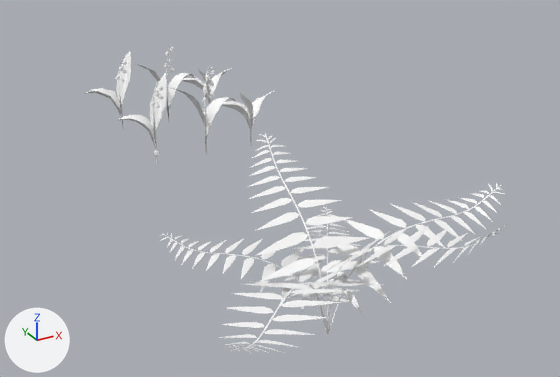
An edit to the FBX model Assets/3D Assets/Props/Plants.fbx, drawn before and after from the same camera.
One viewpoint serves both versions: a 50 mm camera at (-0.456, -1.311, 0.526) aimed at (0.069, -0.358, 0.049). The lights are fixed; the arrows at lower left show +X, +Y and +Z. Objects named as collision shapes, trigger or cutter boxes, shadow casters or lower levels of detail are left out. Where no turn or scale is listed for an object, it has been applied to the vertices.

The scene before the commit, as lines of its bpy script (objects in view):
```python
me_mesh_001 = bpy.data.meshes.new('Mesh.001')
me_mesh_001.from_pydata(...)  # 1422 vertices, 1254 faces; spans x -0.202..0.255, y -0.189..0.192, z -0.002..0.207
me_mesh_001.materials.append(mat_lazyuv)  # its picture is missing
me_mesh_005 = bpy.data.meshes.new('Mesh.005')
me_mesh_005.from_pydata(...)  # 407 vertices, 587 faces; spans x -0.071..0.073, y -0.042..0.02, z -0.021..0.167
me_mesh_005.materials.append(mat_lazyuv)  # its picture is missing
me_mesh_006 = bpy.data.meshes.new('Mesh.006')
me_mesh_006.from_pydata(...)  # 68 vertices, 92 faces; spans x -0.0637..0.0651, y -0.0192..0.0355, z -0.0211..0.0996
me_mesh_006.materials.append(mat_lazyuv)  # its picture is missing
ob_fern_lod0 = bpy.data.objects.new('Fern_LOD0', me_mesh_001)
ob_fern_lod0.location = (-0.033, -0.659, 0.0)
ob_maiglock_b = bpy.data.objects.new('Maiglock_B', me_mesh_005)
ob_maiglock_b.location = (0.1, 0.0, 0.0)
ob_maiglock_c = bpy.data.objects.new('Maiglock_C', me_mesh_006)
ob_maiglock_c.location = (0.2, 0.0, 0.0)
# also in view: 'Maiglock_A' at (-0.014, -0.002, 0.062); 'Maiglock_C_LOD1' at (0.201, 0.208, 0.039); 'Maiglock_A_LOD1' at (-0.014, 0.199, 0.062)
```
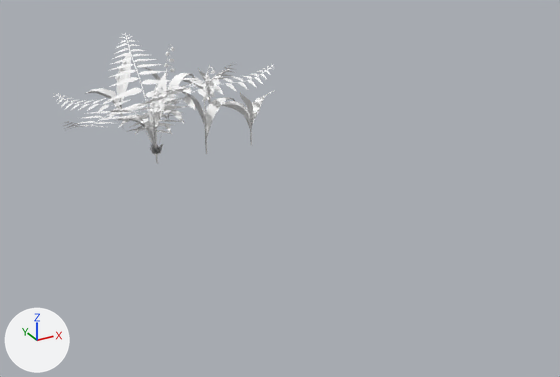
Changed parts and their boxes [x1, y1, x2, y2] in the pictures (560 x 377 px):
'Fern_LOD0', moved: before [159, 133, 513, 354]; after [53, 33, 273, 147]
'pPlane1', added: after [149, 144, 163, 154]

Diff of the bpy script that builds the scene:
```diff
--- a/Assets/3D Assets/Props/Plants.fbx.py
+++ b/Assets/3D Assets/Props/Plants.fbx.py
@@ me_mesh_002_1 @@
+me_mesh_002_1.from_pydata(...)  # 48 vertices, 16 faces; spans x -0.0137..0.0147, y -0.0128..0.0153, z -0.0021..0.0229
+me_mesh_002_1.materials.append(mat_lazyuv)  # its picture is missing
@@ ob_fern_lod0 @@
 ob_fern_lod0 = bpy.data.objects.new('Fern_LOD0', me_mesh_001)
-ob_fern_lod0.location = (-0.033, -0.659, 0.0)
+ob_fern_lod0.location = (0.0, 0.0, 0.0)
@@ ob_pplane1 @@
+ob_pplane1 = bpy.data.objects.new('pPlane1', me_mesh_002_1)
+ob_pplane1.location = (0.0, 0.0, 0.0)
```
